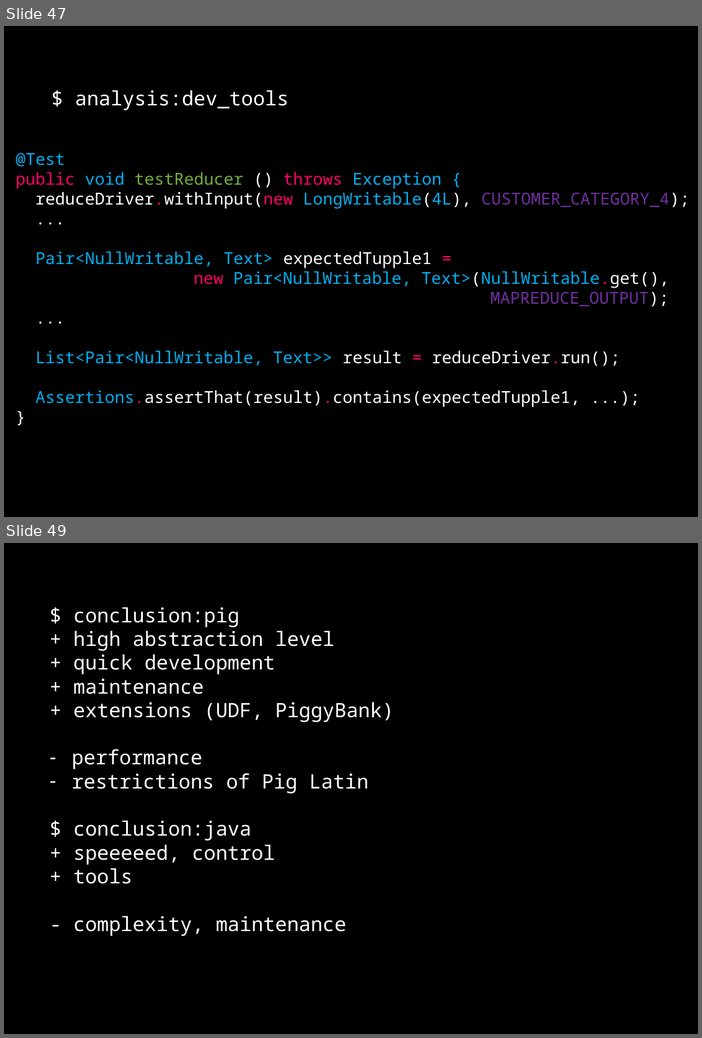
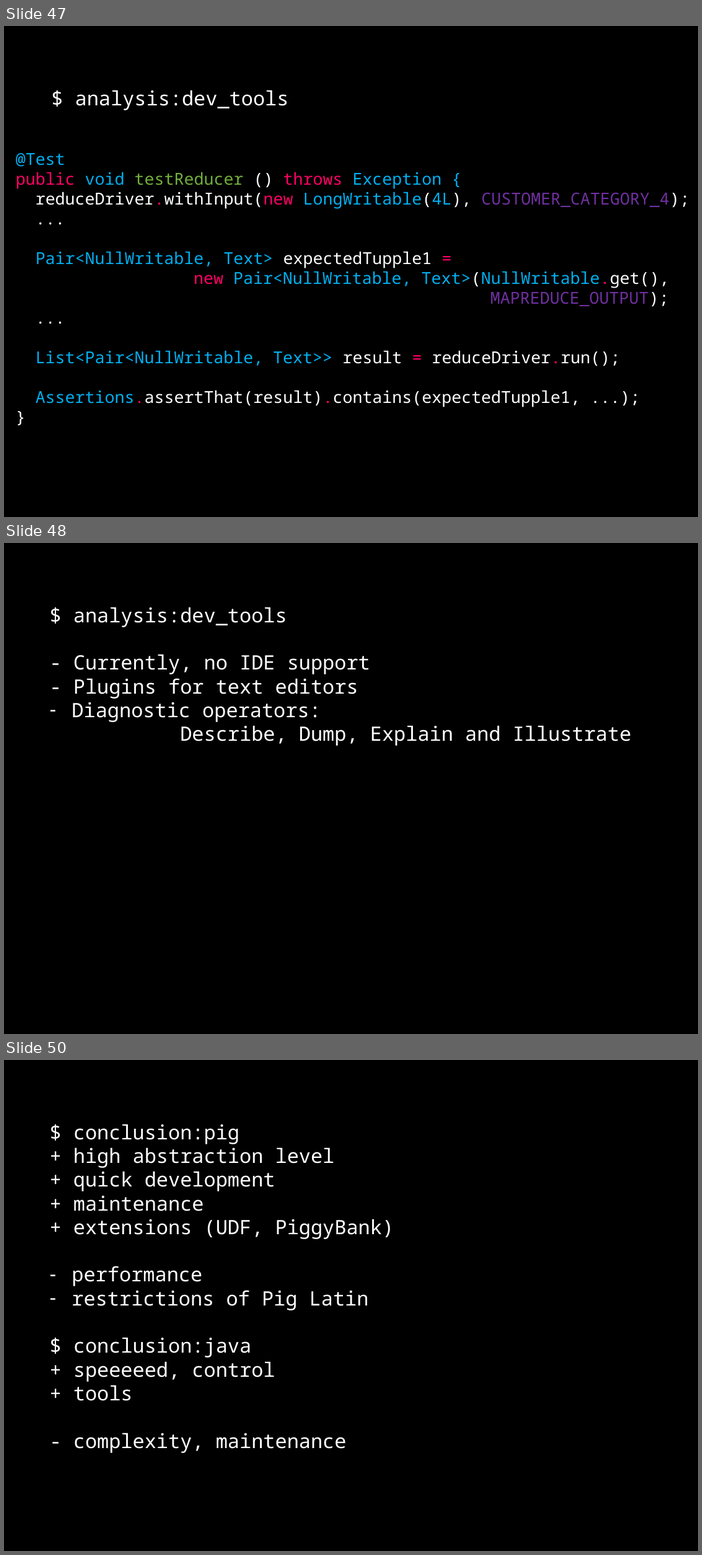
Before and after one commit to dzamurovic/coding-serbia-2014, a slide deck: coding-serbia.pptx. Shown one above the other, each under a label of ours: slides 47 and 49 before the commit, slides 47, 48 and 50 after it; the slides between them are not shown. The pictures are 702x1038 and 702x1555 pixels, drawn with LibreOffice and Linux fonts; fonts in the diff are those of the drawing. Boxes give left, top, right and bottom in pixels: in the first picture for what was removed or moved away, otherwise in the second. Text is boxed around its words. In the diff, an @@ line names an element or a change of style, - is before the commit and + after.

```diff
--- a/coding-serbia.pptx
+++ b/coding-serbia.pptx
@@ slide 48 added at (4,543,698,1034), background #000000 @@
@@ rectangle added at (38,597,669,777), fill #000000, outline #000000 2 pt, 24 pt, text #FFFFFF @@
+$ analysis:dev_tools
+- Currently, no IDE support
+- Plugins for text editors
+– Diagnostic operators:
+Describe, Dump, Explain and Illustrate
@@ what was slide 49 is now slide 50 @@
```
Also in this commit, not shown: 3 slides changed.
